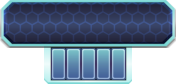
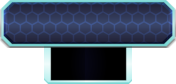
Layer changes from the first 176 × 84 image to the second:
hid "f #7" over box(51, 48, 126, 80)
